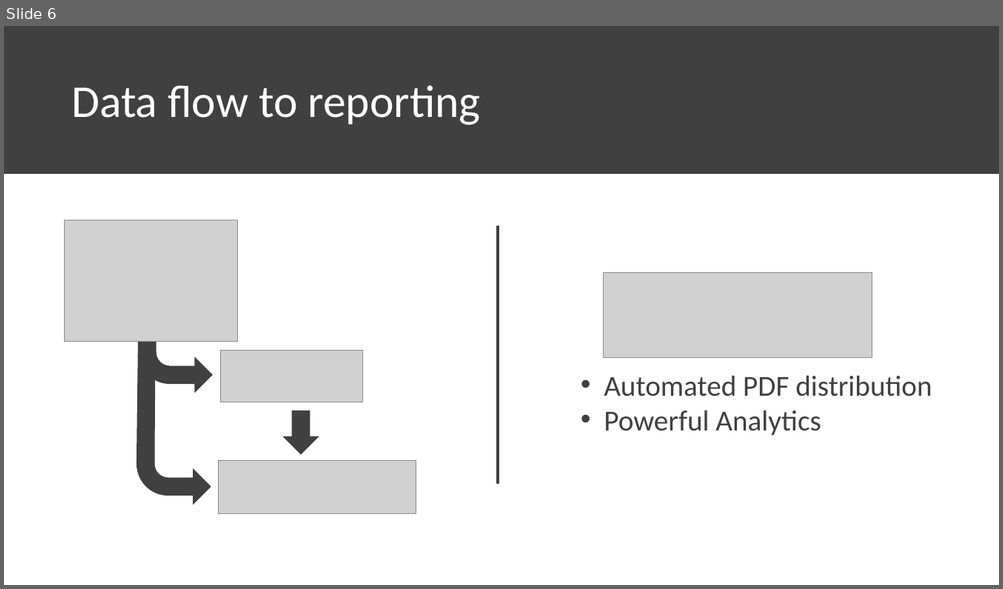
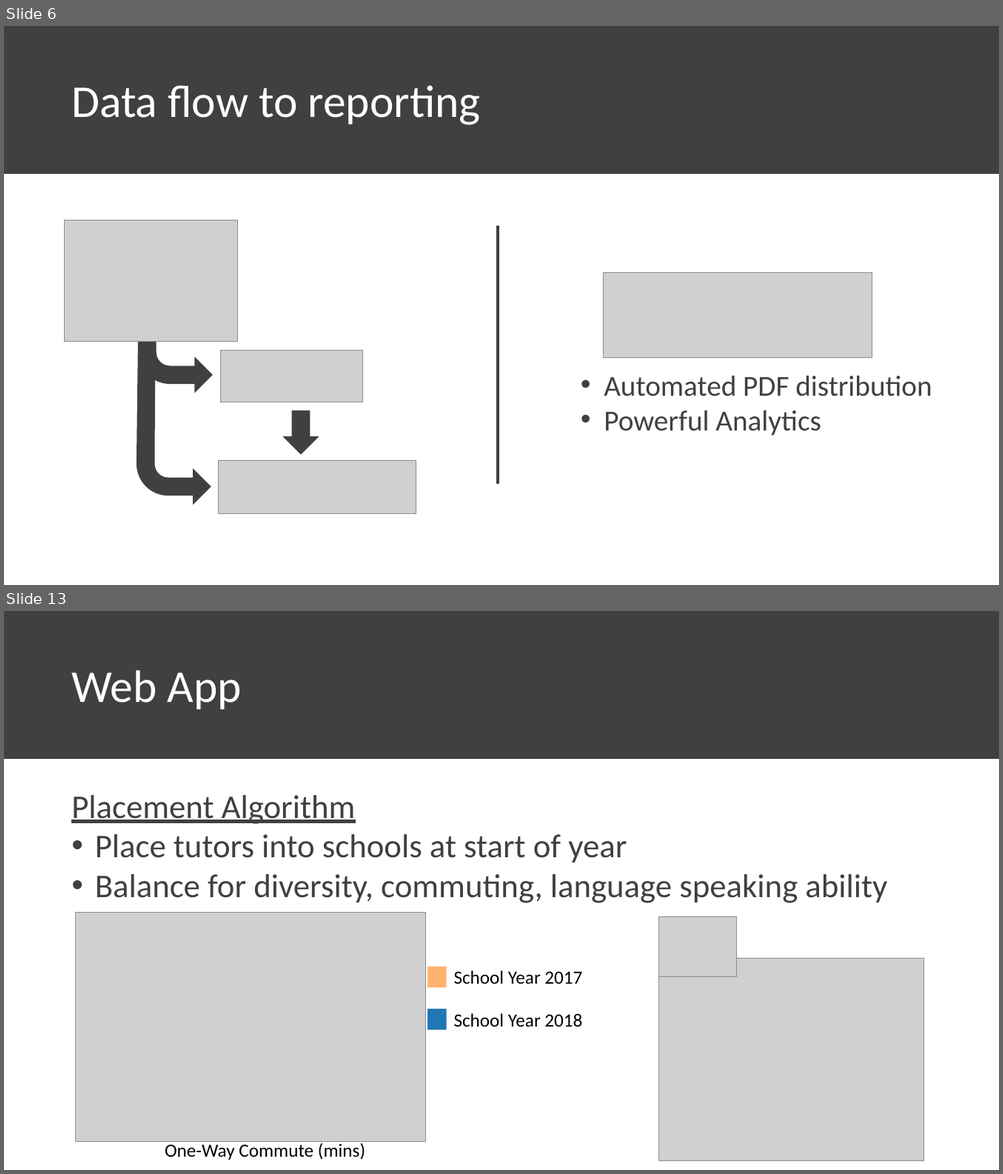
Before and after one commit to chrisluedtke/talks, a slide deck: 2018-06-14-ChiPy/Presentation.pptx. Shown one above the other, each under a label of ours: slide 6 before the commit, slides 6 and 13 after it; the slides between them are not shown. The pictures are 1003x589 and 1003x1174 pixels, drawn with LibreOffice and Linux fonts; fonts in the diff are those of the drawing; grey boxes stand for pictures. Boxes give left, top, right and bottom in pixels: in the first picture for what was removed or moved away, otherwise in the second. Text is boxed around its words. In the diff, an @@ line names an element or a change of style, - is before the commit and + after.

```diff
--- a/2018-06-14-ChiPy/Presentation.pptx
+++ b/2018-06-14-ChiPy/Presentation.pptx
@@ slide 13 added at [4,611,999,1170], background #FFFFFF @@
@@ rectangle added at [4,611,999,759], fill #404040, outline #404040 1 pt @@
@@ text added at [71,670,242,709], 44 pt, text #FFFFFF @@
+Web App
@@ text added at [71,795,887,903], 32 pt, text #404040 @@
+Placement Algorithm
+• Place tutors into schools at start of year
+• Balance for diversity, commuting, language speaking ability
@@ picture added at [76,912,426,1142] @@
@@ picture added at [659,917,737,977] @@
@@ picture added at [659,959,924,1162] @@
@@ rectangle added at [428,967,447,988], fill #FFB26E @@
@@ text added at [454,971,582,984], 18 pt, text #000000 @@
+School Year 2017
@@ rectangle added at [428,1009,447,1031], fill #1F77B4 @@
@@ text added at [454,1014,582,1027], 18 pt, text #000000 @@
+School Year 2018
@@ text added at [165,1144,365,1160], 18 pt, text #000000 @@
+One-Way Commute (mins)
```
Also in this commit, not shown: 3 slides changed, 7 other slides added, 1 other file.
